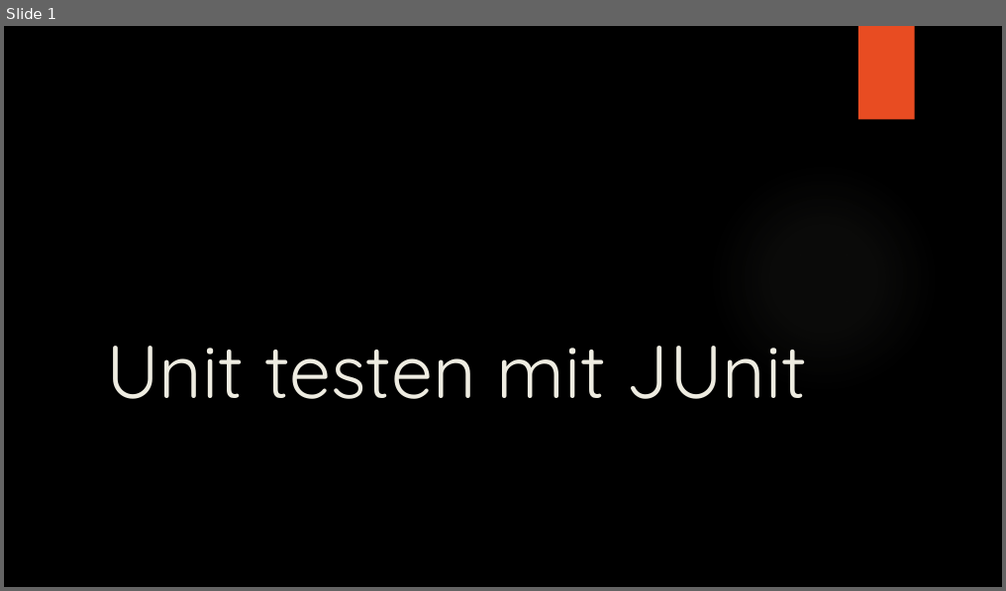
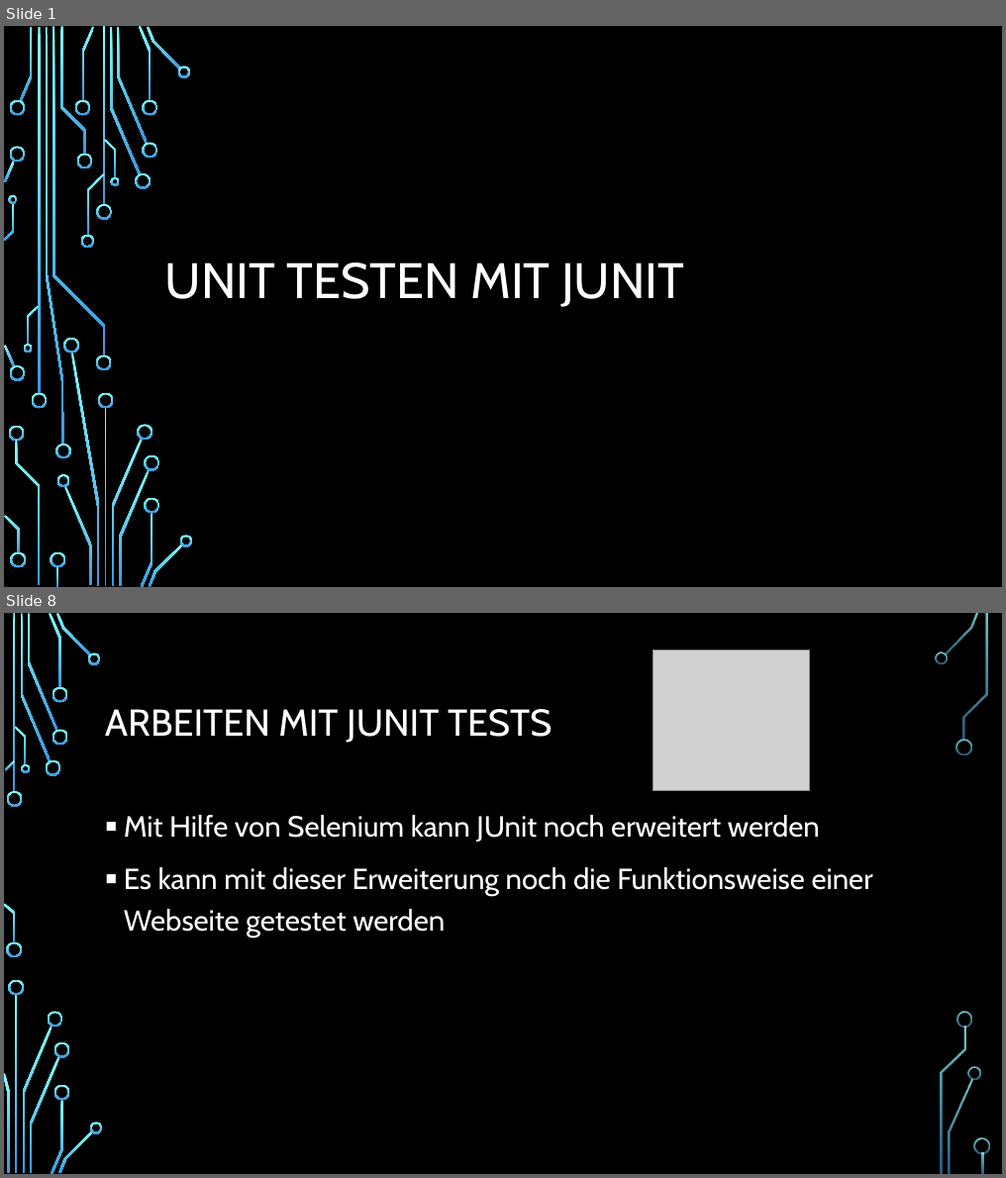
Before and after one commit to Ratnar/Tesint-with-JUnit, a slide deck: Präsentation/Unit testen mit JUnit.pptx. Shown one above the other, each under a label of ours: slide 1 before the commit, slides 1 and 8 after it; the slides between them are not shown. The pictures are 1006x591 and 1006x1178 pixels, drawn with LibreOffice and Linux fonts; fonts in the diff are those of the drawing; grey boxes stand for pictures; background and template pictures are left out. Boxes give left, top, right and bottom in pixels: in the first picture for what was removed or moved away, otherwise in the second. Text is boxed around its words. In the diff, an @@ line names an element or a change of style, - is before the commit and + after.

```diff
--- a/Präsentation/Unit testen mit JUnit.pptx
+++ b/Präsentation/Unit testen mit JUnit.pptx
@@ slide 8 added at (4,613,1002,1174), background picture (left out) @@
@@ picture added at (653,650,810,791) @@
@@ title added at (105,709,551,743), 36 pt, text #FFFFFF @@
+ARBEITEN MIT JUNIT TESTS
@@ text added at (124,815,873,938), 28 pt, text #FFFFFF @@
+▪ Mit Hilfe von Selenium kann JUnit noch erweitert werden
+▪ Es kann mit dieser Erweiterung noch die Funktionsweise einer Webseite getestet werden
@@ group added at (4,613,990,1174): 33 freeform shapes, 3 rectangles @@
@@ slide 1 changed as well @@
@@ rectangle removed at (858,26,915,120) @@
@@ ellipse removed at (709,163,939,393) @@
@@ title at (165,263,685,307): text changed; size 72 to 48 pt; font Quicksand to Cabin; text colour #EEECE1 to #FFFFFF @@
-Unit testen mit JUnit
+UNIT TESTEN MIT JUNIT
@@ group added at (4,26,193,587): 50 freeform shapes, 4 rectangles @@
```
Also in this commit, not shown: 9 other slides changed, 7 other slides added, 1 slide removed, 8 other files.
